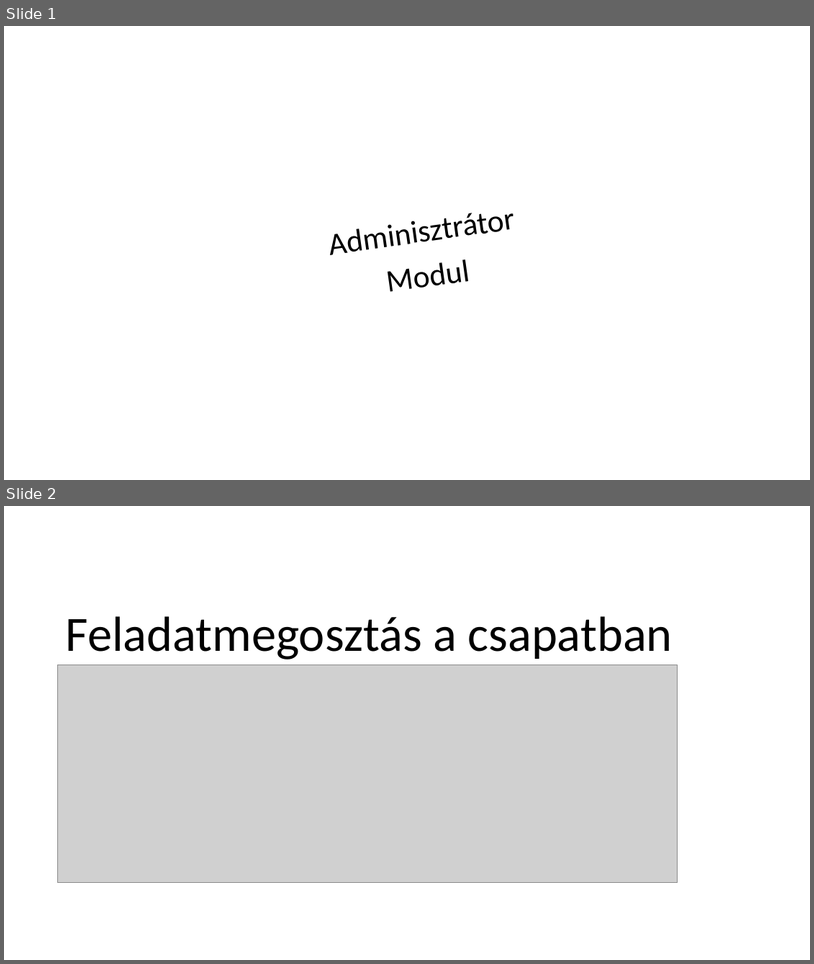
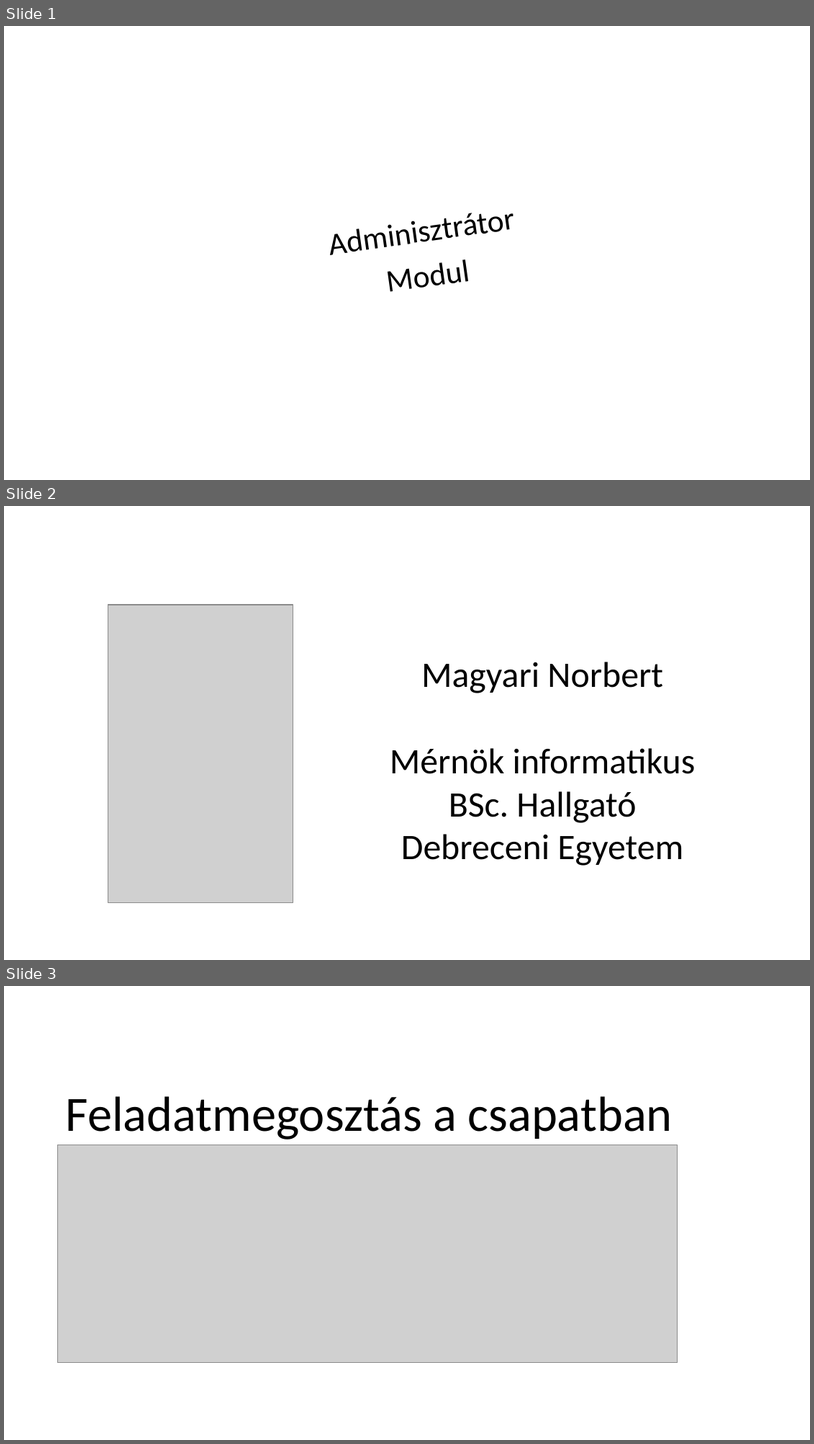
Before and after one commit to schonherz-java-ee-2016-spring/sandbox, a slide deck: MagyariNorbert/prezi_JAVA_EE_Magyari.pptx. Shown one above the other, each under a label of ours: slides 1 and 2 before the commit, slides 1, 2 and 3 after it. The pictures are 814x964 and 814x1444 pixels, drawn with LibreOffice and Linux fonts; fonts in the diff are those of the drawing; grey boxes stand for pictures; background and template pictures are left out. Boxes give left, top, right and bottom in pixels: in the first picture for what was removed or moved away, otherwise in the second. Text is boxed around its words. In the diff, an @@ line names an element or a change of style, - is before the commit and + after.

```diff
--- a/MagyariNorbert/prezi_JAVA_EE_Magyari.pptx
+++ b/MagyariNorbert/prezi_JAVA_EE_Magyari.pptx
@@ slide 2 added at [4,506,810,960], background picture (left out) @@
@@ picture added at [108,605,293,902] @@
@@ text added at [390,662,696,865], 32 pt, text #000000 @@
+Magyari Norbert
+Mérnök informatikus BSc. Hallgató
+Debreceni Egyetem
@@ what was slide 2 is now slide 3 @@
```
Also in this commit, not shown: 1 slide changed.
